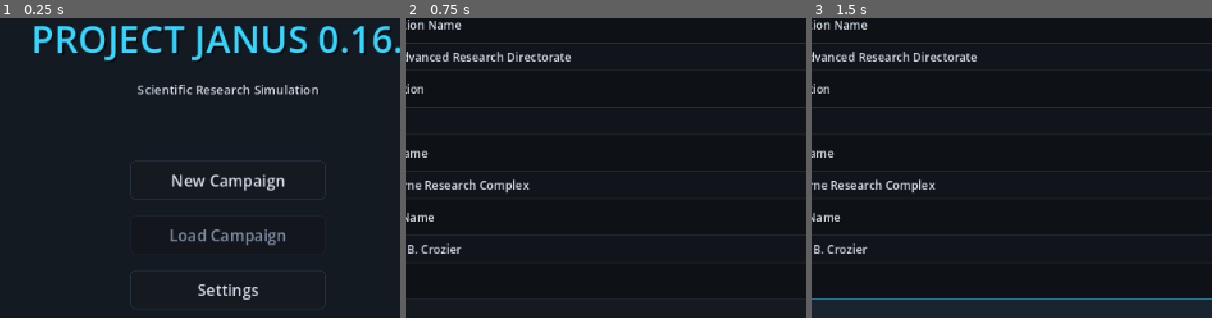
Above: before the commit, frames 1-3 (left to right).
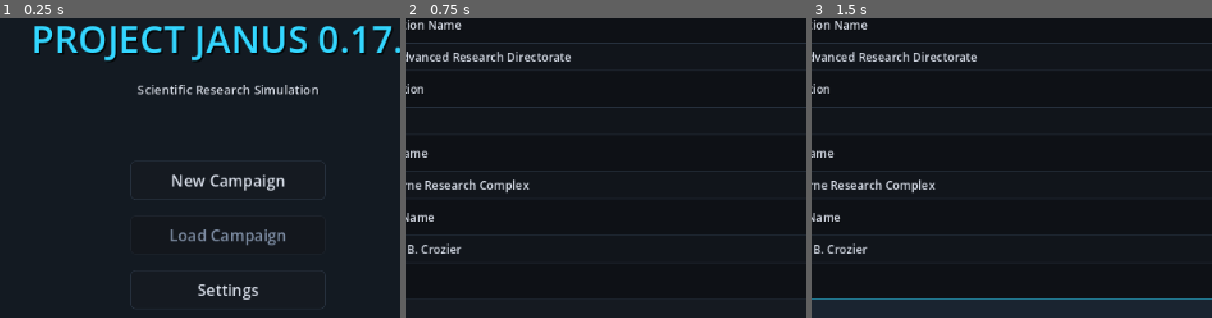
Above: after the commit, the same moments.

Repository: lutecian/project-janus
Game: Godot game, scene res://scenes/main/main_menu.tscn
The game is run twice, just before and just after one commit, with the same random seed, the same clock (stepped at 60 frames per second) and the same inputs.
Inputs:
- Up to frame 1 (0.25 s): no input
- Up to frame 2 (0.75 s): click "New Campaign" at 0.5 s
- Up to frame 3 (1.5 s): click "Normal" at 1.25 s
The pictures show only the part of the screen within x 22-72%, y 6-56%; the shares and areas given below are measured in that part.

The runs differ from the first frame. In frame 1, 0.3% of the frame differs, in the area x 93-98%, y 2-12%; in frame 2, nothing differs; in frame 3, nothing differs.

Commit message:
JANUS 0.17 loyalty + rival personality
- Loyalty economy (death/incident/rest/win deltas, resignation at 0 with story)
- RESIGNED state through assignment/cap/UI; death frees hiring via living count
- Rival behaviors: aggressive grabs, publisher applause, steady sabotage resist
- Tests in ROSTER/MARKET; all suites green

Diff:
--- a/scenes/experiment/experiment_selection.gd
+++ b/scenes/experiment/experiment_selection.gd
@@ -160,6 +160,9 @@
 		elif s.get("status", "ACTIVE") == "DEFECTED":
 			stag = " (DEFECTED)"
 			btn.disabled = true
+		elif s.get("status", "ACTIVE") == "RESIGNED":
+			stag = " (RESIGNED)"
+			btn.disabled = true
 		elif s.get("status", "ACTIVE") == "INJURED":
 			stag = " (INJURED)"
 		btn.text = "%s %s — %s%s" % [
--- a/scenes/infirmary/infirmary.gd
+++ b/scenes/infirmary/infirmary.gd
@@ -26,10 +26,10 @@
 		for i in range(10):
 			bar += "#" if i < hp2 / 10 else "-"
 		bar += "]"
-		line.text = "%s %s — %s | %s %d | Stress %d" % [
+		line.text = "%s %s — %s | %s %d | Stress %d | Loyalty %d" % [
 			sd.get("first_name", "?"), sd.get("last_name", "?"),
 			sd.get("status", "ACTIVE"),
-			bar, hp2, int(sd.get("stress", 0))
+			bar, hp2, int(sd.get("stress", 0)), int(sd.get("loyalty", 100))
 		]
 		line.add_theme_font_size_override("font_size", 14)
 		line.size_flags_horizontal = Control.SIZE_EXPAND_FILL
--- a/scenes/laboratory/laboratory.gd
+++ b/scenes/laboratory/laboratory.gd
@@ -189,6 +189,8 @@
 			condition = " [DECEASED]"
 		elif sci.get("status", "ACTIVE") == "DEFECTED":
 			condition = " [DEFECTED]"
+		elif sci.get("status", "ACTIVE") == "RESIGNED":
+			condition = " [RESIGNED]"
 		elif sci.get("status", "ACTIVE") == "INJURED":
 			condition = " [INJURED %s %d]" % [hpbar, hp]
 		else:
--- a/scripts/autoload/game_state.gd
+++ b/scripts/autoload/game_state.gd
@@ -1,6 +1,6 @@
 extends Node
 
-const GAME_VERSION := "0.16.0"
+const GAME_VERSION := "0.17.0"
 const ObservationSimulator = preload("res://scripts/simulation/observation_simulator.gd")
 
 var campaign_id: String = ""
@@ -1004,6 +1004,7 @@
 			var sd0: Dictionary = s as Dictionary
 			if sd0.get("id", "") == involved:
 				sd0["stress"] = mini(int(sd0.get("stress", 0)) + 10, 100)
+				sd0["loyalty"] = maxi(int(sd0.get("loyalty", 100)) - 5, 0)
 	var casualty: int = int(round(float(incident.get("casualty", 0)) * _mut_mult("casualty_mult", 1.0)))
 	if casualty > 0 and not involved.is_empty():
 		_harm_scientist(involved, casualty, "in %s" % record.get("name", "the incident"))
@@ -1073,7 +1074,7 @@
 			continue
 		var adv: float = float(rd.get("daily_advance", 0.5))
 		if float(rd.get("sabotaged_until", 0.0)) > elapsed_days:
-			adv *= 0.5
+			adv *= 0.75 if rd.get("disposition", "") == "steady" else 0.5
 		adv *= _event_rival_mult()
 		adv *= _act_rival_mult()
 		var variation: float = _rng.randf_range(-0.3, 0.5)
@@ -1108,6 +1109,17 @@
 		if sd.get("id", "") in worker_ids:
 			continue
 		sd["stress"] = maxi(int(sd.get("stress", 0)) - 8, 0)
+	for s in scientists:
+		var sd2: Dictionary = s as Dictionary
+		if sd2.get("status", "ACTIVE") != "ACTIVE":
+			continue
+		if int(sd2.get("loyalty", 100)) <= 0:
+			sd2["status"] = "RESIGNED"
+			story_log.append({
+				"day": elapsed_days, "artifact_id": "", "kind": "resignation",
+				"title": "Resignation: %s" % _scientist_name(sd2.get("id", "")),
+				"text": "%s has resigned. No note, no forwarding address — just an empty bench and a security badge left on the director's desk." % _scientist_name(sd2.get("id", ""))
+			})
 	_tick_insolvency()
 	_tick_recovery()
 
@@ -1145,6 +1157,10 @@
 func _award_discovery_market():
 	var gain: float = float(difficulty.get("player_discovery_gain", 11.0))
 	player_market += gain
+	for r in rivals:
+		var rd: Dictionary = r as Dictionary
+		if rd.get("disposition", "") == "publisher" and not rd.get("acquired_by_player", false) and rd.get("status", "active") == "active":
+			player_market += 1.0
 	if in_recovery:
 		influence = clampf(influence + 10.0, 0.0, 100.0)
 
@@ -1379,7 +1395,7 @@
 		if elapsed_days < float(od.get("expires_day", 0.0)):
 			continue
 		if _rng.randf() < 0.5:
-			var grabber: Dictionary = _lowest_active_rival()
+			var grabber: Dictionary = _pick_grabber()
 			if not grabber.is_empty():
 				grabber["share"] = float(grabber.get("share", 0)) + ACQ_GRAB_BUMP
 				od["status"] = "grabbed"
@@ -1389,17 +1405,30 @@
 		od["status"] = "expired"
 		EventBus.offer_closed.emit(od.get("id", ""), "expired")
 
-func _lowest_active_rival() -> Dictionary:
+# Aggressive rivals and wildcards pounce on expiring offers first; the meek inherit.
+func _pick_grabber() -> Dictionary:
 	var best := {}
 	var best_share := 1e9
 	for r in rivals:
 		var rd: Dictionary = r as Dictionary
 		if rd.get("acquired_by_player", false) or rd.get("status", "active") != "active":
 			continue
+		if not rd.get("disposition", "") in ["aggressive", "wildcard"]:
+			continue
 		var share: float = float(rd.get("share", 0))
 		if share < best_share:
 			best_share = share
 			best = rd
+	if not best.is_empty():
+		return best
+	for r in rivals:
+		var rd2: Dictionary = r as Dictionary
+		if rd2.get("acquired_by_player", false) or rd2.get("status", "active") != "active":
+			continue
+		var share2: float = float(rd2.get("share", 0))
+		if share2 < best_share:
+			best_share = share2
+			best = rd2
 	return best
 
 func _tick_rival_instability():
@@ -1752,6 +1781,10 @@
 		if int(sd["health"]) <= 0 and sd.get("status", "ACTIVE") != "DECEASED":
 			sd["status"] = "DECEASED"
 			pending_memorial = sci_id
+			for teammate in scientists:
+				var tm: Dictionary = teammate as Dictionary
+				if tm.get("id", "") != sci_id and _is_available(tm):
+					tm["loyalty"] = maxi(int(tm.get("loyalty", 100)) - 15, 0)
 			EventBus.scientist_died.emit(_scientist_name(sci_id))
 			story_log.append({
 				"day": elapsed_days, "artifact_id": artifact.get("id", ""), "kind": "death",
@@ -1860,7 +1893,8 @@
 	return {"ok": false, "reason": "no_crisis"}
 
 func _is_available(sci: Dictionary) -> bool:
-	return sci.get("status", "ACTIVE") != "DECEASED" and sci.get("status", "ACTIVE") != "DEFECTED"
+	var st: String = sci.get("status", "ACTIVE")
+	return st != "DECEASED" and st != "DEFECTED" and st != "RESIGNED"
 
 func _living_scientists() -> Array:
 	var out := []
@@ -2025,6 +2059,7 @@
 		if sd.get("status", "ACTIVE") == "DECEASED":
 			continue
 		sd["stress"] = maxi(int(sd.get("stress", 0)) - 20, 0)
+		sd["loyalty"] = mini(int(sd.get("loyalty", 100)) + 5, 100)
 	EventBus.budget_updated.emit(budget["funds"], budget["spent"])
 	return {"ok": true, "cost": 500}
 
@@ -2058,7 +2093,7 @@
 func _living_count() -> int:
 	var n := 0
 	for s in scientists:
-		if (s as Dictionary).get("status", "ACTIVE") != "DECEASED":
+		if _is_available(s as Dictionary):
 			n += 1
 	return n
 
@@ -2409,6 +2444,10 @@
 		var legacy0: Dictionary = _load_legacy()
 		legacy0["ng_wins"] = int(legacy0.get("ng_wins", 0)) + 1
 		_persist_legacy(legacy0)
+		for s in scientists:
+			var sdw: Dictionary = s as Dictionary
+			if _is_available(sdw):
+				sdw["loyalty"] = mini(int(sdw.get("loyalty", 100)) + 10, 100)
 		if elapsed_days < 30.0:
 			award_badge("speed_demon")
 		if continued:
--- a/tests/scene_test_runner.gd
+++ b/tests/scene_test_runner.gd
@@ -410,6 +410,76 @@
 		push_error("market: hard majority target not 58 after load, got %f" % GameState.get_majority_target())
 		failures += 1
 
+	# --- M6: Aggressive rivals pounce on expiring offers first ---
+	GameState.initialize_new_campaign({"name": "Market Grab"}, "normal")
+	GameState.select_artifact(0)
+	for r in GameState.rivals:
+		var rd: Dictionary = r as Dictionary
+		if rd.get("id", "") == "RIV_HELIOS":
+			rd["share"] = 20.0
+			rd["disposition"] = "aggressive"
+		else:
+			rd["share"] = 3.0
+			rd["disposition"] = "steady"
+	var grabber: Dictionary = GameState._pick_grabber()
+	if grabber.get("id", "") != "RIV_HELIOS":
+		push_error("market: aggressive HELIOS should grab first, got '%s'" % grabber.get("id", "?"))
+		failures += 1
+	for r in GameState.rivals:
+		(r as Dictionary)["disposition"] = "steady"
+	grabber = GameState._pick_grabber()
+	if absf(float(grabber.get("share", -1.0)) - 3.0) > 0.001:
+		push_error("market: with no aggressors, lowest share should grab")
+		failures += 1
+
+	# --- M7: Publisher citations pay prestige on confirmation ---
+	GameState.initialize_new_campaign({"name": "Market Applause"}, "normal")
+	GameState.select_artifact(0)
+	var pubs := 0
+	for r in GameState.rivals:
+		var rd2: Dictionary = r as Dictionary
+		if rd2.get("disposition", "") == "publisher" and rd2.get("status", "active") == "active":
+			pubs += 1
+	var pm0: float = GameState.get_player_market()
+	GameState._award_discovery_market()
+	var award_gain: float = float(GameState.difficulty.get("player_discovery_gain", 12.0))
+	if absf(GameState.get_player_market() - (pm0 + award_gain + pubs * 1.0)) > 0.001:
+		push_error("market: publishers should add +1 each on confirm (pubs=%d)" % pubs)
+		failures += 1
+
+	# --- M8: Steady rivals shrug off sabotage faster ---
+	GameState.initialize_new_campaign({"name": "Market Steady"}, "normal")
+	GameState.select_artifact(0)
+	GameState.budget["funds"] = 999999
+	GameState.company_offers = []
+	var steady_r := {}
+	var wild_r := {}
+	var grab_i := 0
+	for r in GameState.rivals:
+		var rd3: Dictionary = r as Dictionary
+		if grab_i == 0:
+			rd3["disposition"] = "steady"
+			steady_r = rd3
+		elif grab_i == 1:
+			rd3["disposition"] = "aggressive"
+			wild_r = rd3
+		rd3["share"] = 10.0
+		rd3["daily_advance"] = 2.0
+		rd3["sabotaged_until"] = 1000.0
+		grab_i += 1
+	GameState._rng.seed = 777
+	var steady_gain := 0.0
+	var wild_gain := 0.0
+	for i in range(60):
+		var s0: float = float(steady_r.get("share", 0))
+		var w0: float = float(wild_r.get("share", 0))
+		GameState._tick_new_day([])
+		steady_gain += float(steady_r.get("share", 0)) - s0
+		wild_gain += float(wild_r.get("share", 0)) - w0
+	if steady_gain <= wild_gain:
+		push_error("market: steady sabotage should hurt less (%.1f vs %.1f)" % [steady_gain, wild_gain])
+		failures += 1
+
 	if failures == 0:
 		print("MARKET_OK")
 	else:
@@ -1682,6 +1752,73 @@
 		failures += 1
 	SaveManager.set_slot(1)
 
+	# --- R6: Loyalty has teeth ---
+	GameState.initialize_new_campaign({"name": "Roster Loyalty"}, "normal")
+	GameState.select_artifact(0)
+	var loyal_base := {}
+	for s in GameState.scientists:
+		loyal_base[(s as Dictionary).get("id", "")] = int((s as Dictionary).get("loyalty", 100))
+	GameState._harm_scientist("SCIENTIST_CHEN", 200, "in testing")
+	for s in GameState.scientists:
+		var sid: String = (s as Dictionary).get("id", "")
+		if sid == "SCIENTIST_REED" or sid == "SCIENTIST_VASQUEZ":
+			if int((s as Dictionary).get("loyalty", -1)) != int(loyal_base.get(sid, 0)) - 15:
+				push_error("roster: teammate death should cost 15 loyalty (%s)" % sid)
+				failures += 1
+	var reed0 := {}
+	var vasq0 := {}
+	for s in GameState.scientists:
+		if (s as Dictionary).get("id", "") == "SCIENTIST_REED":
+			reed0 = s as Dictionary
+		if (s as Dictionary).get("id", "") == "SCIENTIST_VASQUEZ":
+			vasq0 = s as Dictionary
+	GameState._harm_scientist("SCIENTIST_REED", 200, "in testing")
+	vasq0["loyalty"] = 60
+	var mild := {
+		"id": "INC_TEST_MILD", "name": "Test", "description": "d",
+		"severity": "minor", "effects": {"budget_cost": 0, "days_lost": 0}
+	}
+	GameState._apply_incident(mild)
+	if int(vasq0.get("loyalty", -1)) != 55:
+		push_error("roster: incident involvement should cost 5 loyalty, vasquez at %d" % vasq0.get("loyalty", -1))
+		failures += 1
+	vasq0["loyalty"] = 0
+	GameState._tick_new_day([])
+	if vasq0.get("status", "") != "RESIGNED":
+		push_error("roster: zero loyalty should resign, got '%s'" % vasq0.get("status", "?"))
+		failures += 1
+	var resigned_quit := false
+	for entry in GameState.story_log:
+		if (entry as Dictionary).get("kind", "") == "resignation":
+			resigned_quit = true
+	if not resigned_quit:
+		push_error("roster: resignation should be logged")
+		failures += 1
+	GameState.budget["funds"] = 50000
+	if not GameState.hire_scientist("SCIENTIST_LUND").get("ok", false):
+		push_error("roster: resignation should free a hiring slot")
+		failures += 1
+	if not GameState.run_experiment(heat, vasq0).is_empty():
+		push_error("roster: resigned scientist must be refused experiments")
+		failures += 1
+	var lund1 := {}
+	for s in GameState.scientists:
+		if (s as Dictionary).get("id", "") == "SCIENTIST_LUND":
+			(s as Dictionary)["loyalty"] = 80
+			lund1 = s as Dictionary
+	GameState.player_market = GameState.get_majority_target() + 1.0
+	for r in GameState.rivals:
+		var rdx: Dictionary = r as Dictionary
+		if rdx.get("id", "") == "RIV_HELIOS":
+			rdx["share"] = GameState.get_majority_target() - 6.0
+	GameState._check_market_end()
+	if GameState.game_over.get("type", "") != "market_leader":
+		push_error("roster: setup should win first")
+		failures += 1
+	elif int(lund1.get("loyalty", -1)) != 90:
+		push_error("roster: wins should grant +10 loyalty, lund at %d" % lund1.get("loyalty", -1))
+		failures += 1
+
 	if failures == 0:
 		print("ROSTER_OK")
 	else:
Not shown, changed: CHANGELOG.md
